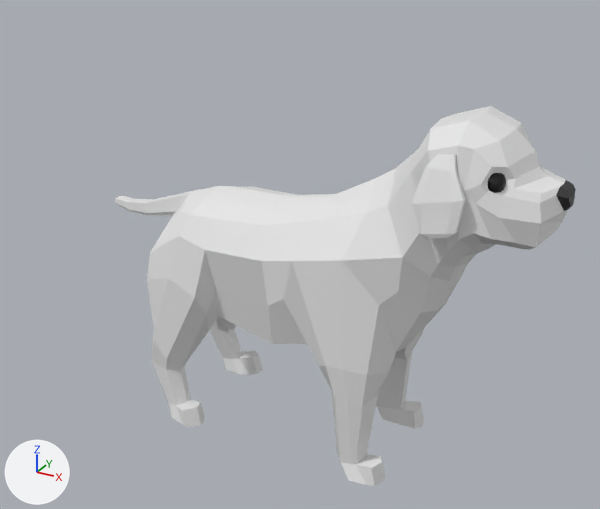
Renders of the FBX model Content/Assets/Dog/dog2/dog_05_rigged.fbx from each side of a commit.
The view is the same before and after, from a 50 mm lens placed at (3.33, -4.56, 3.09), pointed at (0.78, 0.08, 0.77). Lighting does not change. The marker at lower left points along +X, +Y and +Z. Where no turn or scale is listed for an object, it has been applied to the vertices.
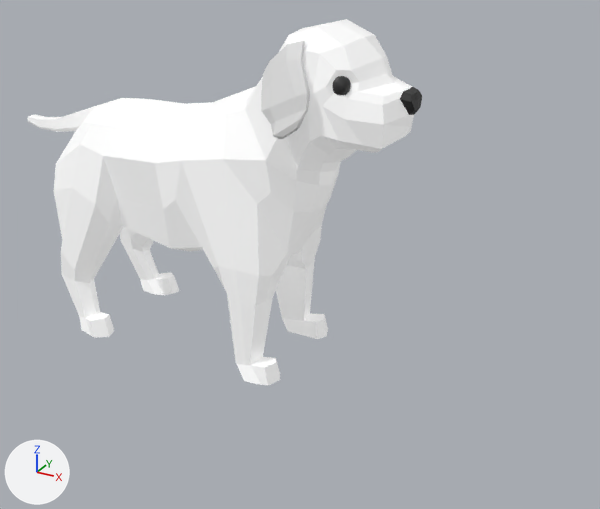
What differs and where, as boxes (x1, y1, x2, y2) in the pictures (600 x 509 px; the box of a moved part takes in the faces that stretch with it):
```json
{"object": "Cube", "change": "recoloured, surface changed, reshaped, moved", "before": [115, 106, 576, 486], "after": [28, 19, 422, 385], "on screen": "15% narrower"}
{"object": "Cube.001", "change": "reshaped, moved, turned, rescaled", "before": [411, 154, 466, 239], "after": [261, 41, 310, 139]}
{"part": 2, "of": "me_cube_002", "change": "moved or reshaped", "before": [488, 176, 504, 193], "after": [332, 76, 351, 95]}
{"part": 3, "of": "me_cube_002", "change": "deleted", "before": [488, 173, 506, 193]}
{"part": 4, "of": "me_cube_002", "change": "moved or reshaped", "before": [262, 106, 576, 464], "after": [155, 19, 422, 365]}
```

The change, as JSON lines over the scene's bpy script:
```json
{"op": "add", "block": "mat_material_001", "code": "mat_material_001.emission_color = (0.287, 0.287, 0.287)  # grey #929292"}
{"op": "add", "block": "mat_material_001", "code": "mat_material_001.emission_strength = 1.0"}
{"block": "me_cube", "where": "# used by ob_cube_001; location = (1.954, -0.349, 1.747); rotation_euler = (-0.188, 0.0432, 0.0), in degrees (-11, 2.5, 0); scale = (0.097, 0.0162, 0.097)"}
{"op": "remove", "block": "me_cube", "code": "me_cube.from_pydata(...)  # 96 vertices, 92 faces; spans x -1.7..1.3, y -4.5..55.4, z -4.7..1.6"}
{"op": "add", "block": "me_cube", "code": "me_cube.from_pydata(...)  # 96 vertices, 92 faces; spans x -1.2..2.0, y -2.0..51.9, z -4.6..2.1"}
{"block": "me_cube", "change": "me_cube part 1: 48 of 96 vertices moved; they spanned x -1.7..1.3, y -4.5..0.4, z -4.7..0.3 and now span x -1.2..1.9, y -2.0..3.6, z -4.6..0.4; mean shift (0.6, 2.2, -0.1); largest move (-1.3, -1.5, -0.7) -> (-1.2, 2.1, -2.1)"}
{"block": "me_cube_002", "where": "# used by ob_cube; location = (1.98, 0.0, 1.497)"}
{"op": "remove", "block": "me_cube_002", "code": "me_cube_002.from_pydata(...)  # 1405 vertices, 1454 faces; spans x -2.73..0.58, y -0.51..0.51, z -2.02..0.44"}
{"op": "add", "block": "me_cube_002", "code": "me_cube_002.from_pydata(...)  # 921 vertices, 942 faces; spans x -2.73..0.45, y -0.51..0.51, z -2.02..0.34"}
{"block": "me_cube_002", "change": "me_cube_002 part 2: the loose piece of 242 vertices spanning x 0.12..0.26, y -0.33..-0.2, z 0.06..0.2 is moved by (-0.14, 0.0, -0.1)"}
{"block": "me_cube_002", "change": "me_cube_002 part 3: the loose piece of 242 vertices spanning x 0.12..0.26, y -0.33..-0.2, z 0.06..0.2 is deleted"}
{"block": "me_cube_002", "change": "me_cube_002 part 4"}
{"block": "me_cube_002", "change": "9 vertices are removed from x 0.51..0.58, y -0.11..0.09, z -0.02..0.08"}
{"block": "me_cube_002", "change": "14 faces are deleted"}
{"block": "me_cube_002", "change": "63 vertices in x 0.0..0.58, y -0.4..0.4, z -0.38..0.43 move by (-0.14, 0.0, -0.1)"}
{"block": "me_cube_002", "change": "28 vertices in x -0.07..0.37, y -0.4..0.4, z -0.41..0.44 move by (-0.13, 0.0, -0.1)"}
{"block": "me_cube_002", "change": "5 vertices in x -0.26..-0.01, y -0.4..0.4, z -0.47..0.37 move by (-0.11, 0.0, -0.08)"}
{"block": "me_cube_002", "change": "4 vertices in x 0.14..0.38, y -0.38..0.38, z -0.26..-0.14 move by (-0.14, 0.0, -0.11)"}
{"block": "me_cube_002", "change": "4 vertices in x -0.17..-0.15, y -0.33..0.33, z -0.15..0.27 move by (-0.13, 0.0, -0.09)"}
{"block": "me_cube_002", "change": "4 vertices in x -0.71..-0.38, y -0.47..-0.09, z -1.45..-1.19 move by (0.01, 0.0, -0.01)"}
{"block": "me_cube_002", "change": "53 vertices move from x -0.92..0.24, y -0.47..0.41, z -1.43..0.35 to x -1.01..0.11, y -0.47..0.41, z -1.44..0.27"}
{"block": "me_cube_002", "change": "9 vertices are added at x 0.37..0.45, y -0.11..0.09, z -0.12..-0.02"}
{"block": "me_cube_002", "change": "12 new faces join them, mat_material_002 (black #2e2e2e)"}
{"block": "me_cube_002", "change": "2 new faces join them, mat_material_001 (white #e7e7e7)"}
{"op": "set", "path": "ob_cube_001.location", "old": "(1.954, -0.349, 1.747)", "new": "(0.874, -0.35, 2.239)"}
{"op": "set", "path": "ob_cube_001.rotation_euler", "old": "(-0.188, 0.0432, 0.0)", "new": "(-0.304, -0.132, 0.0154)", "note": "degrees (-11, 2.5, 0) -> degrees (-17, -7.6, 0.9)"}
{"op": "set", "path": "ob_cube_001.scale", "old": "(0.097, 0.0162, 0.097)", "new": "(0.112, 0.0187, 0.112)"}
{"op": "set", "path": "ob_cube.location", "old": "(1.98, 0.0, 1.497)", "new": "(1.173, 0.0, 2.025)"}
```
